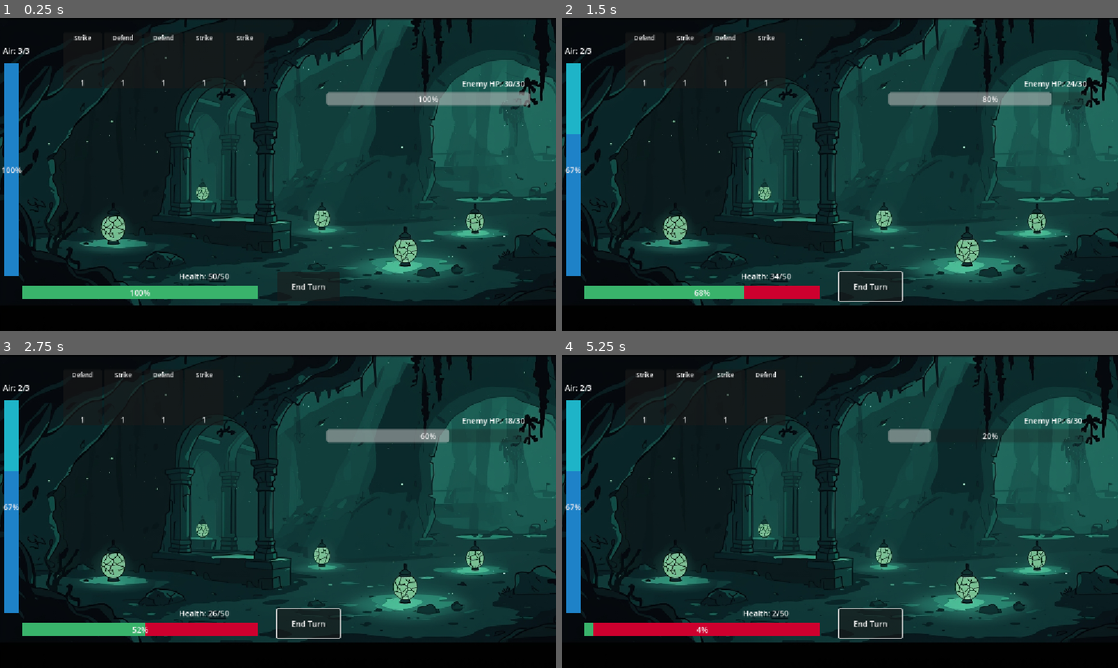
Above: before the commit, frames 1-4 (two rows, left to right).
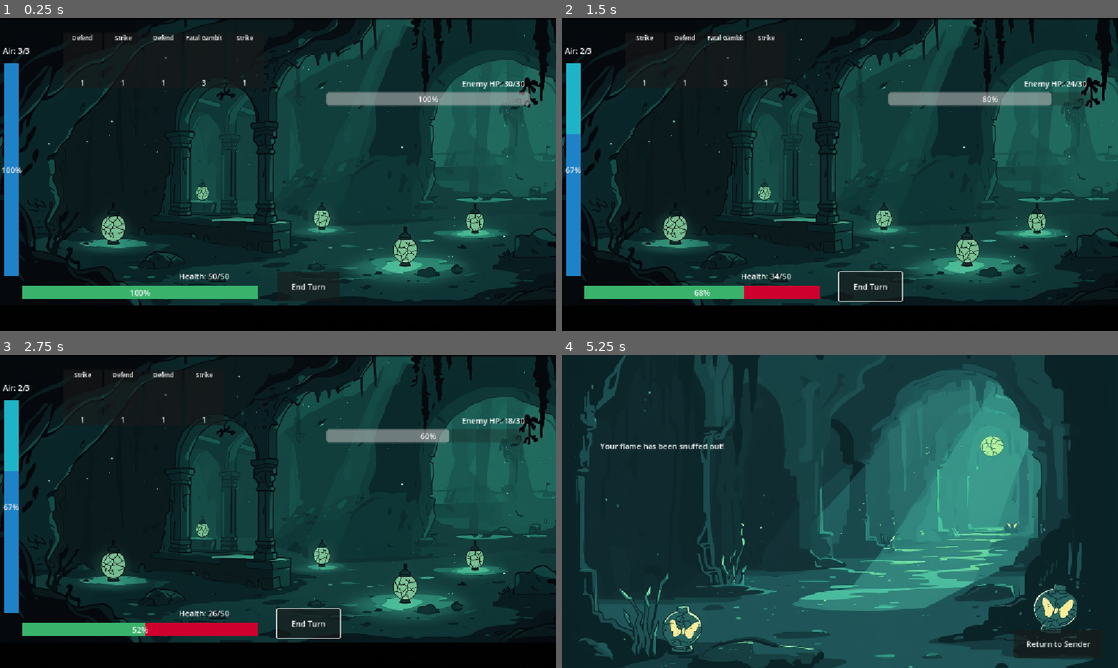
Above: after the commit, the same moments.

Repository: ShreeZilla78/echos-of-the-abyss
Game: Godot game, scene res://scenes/Battle.tscn
Same seed, same stepped clock (60 frames per second), same inputs: the game is played once before the commit and once after it.
Inputs (mouse positions are in pixels of both pictures, inside the frame that each line leads up to):
- Up to frame 1 (0.25 s): no input
- Up to frame 2 (1.5 s): click "End Turn" at 0.5 s; tap Enter at 1.25 s; move the mouse to (645, 61) at 1.27 s; hold Right (ui_right) from 1.28 s (still down); click (645, 61) at 1.42 s
- Up to frame 3 (2.75 s): tap Space at 2 s; release Right (ui_right) at 2.03 s; hold Down (ui_down) from 2.03 s (still down); click (83, 398) at 2.17 s
- Up to frame 4 (5.25 s): tap Enter at 2.75, 4.25 s; release Down (ui_down) at 2.78 s; hold Right (ui_right) 2.78-3.53 s; click (645, 398) at 2.92 s; tap Space at 3.5, 5 s; hold Up (ui_up) 3.53-4.28 s; click (645, 398) at 3.67 s; hold Left (ui_left) from 4.28 s (still down); click (645, 398) at 4.42 s; click (645, 398) at 5.17 s

The runs differ from the first frame. In frame 1, 0.2% of the frame differs, in the area x 13-40%, y 5-22%; in frame 2, 0.2%; in frame 3, less than 0.1%; in frame 4, 67%, in the area x 0-100%, y 0-100%.

Commit message:
Fixed Fatal Gambit

Diff:
--- a/scripts/Battle.gd
+++ b/scripts/Battle.gd
@@ -54,11 +54,11 @@
 	start_turn()
 
 # Call this to show a dramatic message then hide it
-func show_event_message(message: String):
+func show_event_message(message: String, time: float = 2.0):
 		event_label.text = message
 		event_label.visible = true
 		# Wait 2 seconds then hide it
-		await get_tree().create_timer(2.0).timeout
+		await get_tree().create_timer(time).timeout
 		event_label.visible = false
 
 func add_starter_cards():
@@ -77,8 +77,8 @@
 		card.air_cost = 1
 		card.block = 4
 		deck.draw_pile.append(card)
-	#var fatal_gambit = FatalGambit.new()
-	#deck.draw_pile.append(fatal_gambit)
+	var fatal_gambit = FatalGambit.new()
+	deck.draw_pile.append(fatal_gambit)
 	deck.shuffle_draw_pile() # Add one Fatal Gambit to the deck
 
 func start_turn():
@@ -111,7 +111,7 @@
 	if not is_player_turn:
 		return
 	if player_air < card.air_cost:
-		print("Not enough air!")
+		show_event_message("Not enough air!", 0.5)
 		return
 	player_air -= card.air_cost
 	deck.play_card(card, self)
--- a/scripts/Card.gd
+++ b/scripts/Card.gd
@@ -10,6 +10,12 @@
 @export var block: int = 0
 @export var heal: int = 0
 @export var card_image: Texture2D = null
+
+func on_play(battle):
+	battle.apply_damage(self.damage)
+	battle.player_gain_block(self.block)
+	battle.player_heal(self.heal)
+
 # This runs when the card hits the discard pile
 func on_discard(battle):
 	# By default, do nothing. Override in specific cards if needed.
--- a/scripts/DeckManager.gd
+++ b/scripts/DeckManager.gd
@@ -21,9 +21,7 @@
 func play_card(card: Card, battle):
 	hand.erase(card)
 	# Apply the card's effects to the battle
-	battle.apply_damage(card.damage)
-	battle.player_gain_block(card.block)
-	battle.player_heal(card.heal)
+	card.on_play(battle)
 	# Move to discard pile and fire the discard event
 	discard_pile.append(card)
 	card.on_discard(battle)
--- a/scripts/FatalGambit.gd
+++ b/scripts/FatalGambit.gd
@@ -12,9 +12,9 @@
 	card_image = preload("res://assets/LastMine.png") # this adds the image to the card,
 	#you can replace it with any image you want in the future
 
-func on_discard(battle):
-	# makes it wait for the white flash
-	#await battle.flash_screen(Color.WHITE)
+func on_play(battle):
+	#Makes it wait for the white flash
+	await battle.flash_screen(Color.WHITE)
 
 	var roll = randi() % 2
 
